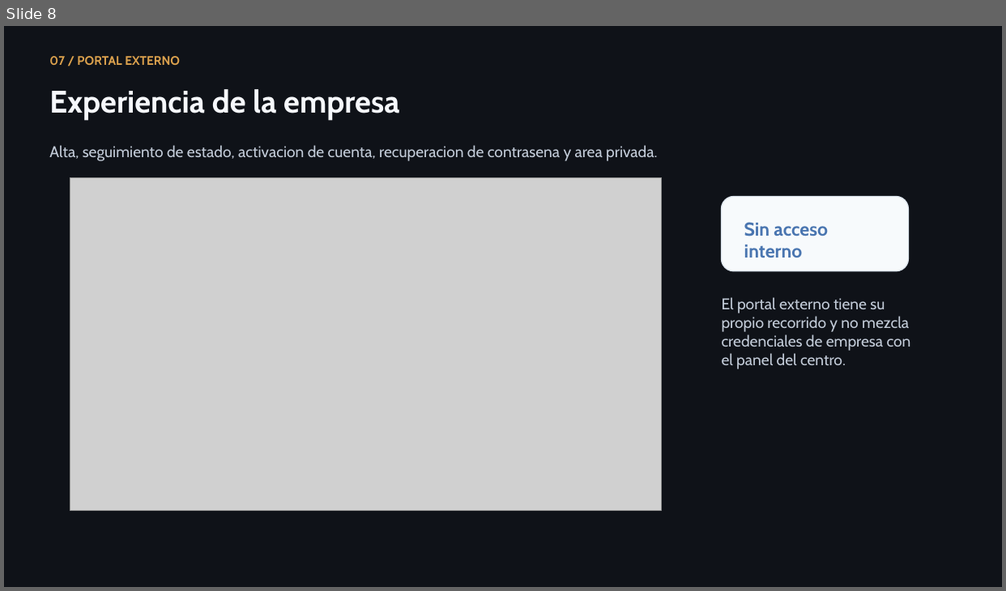
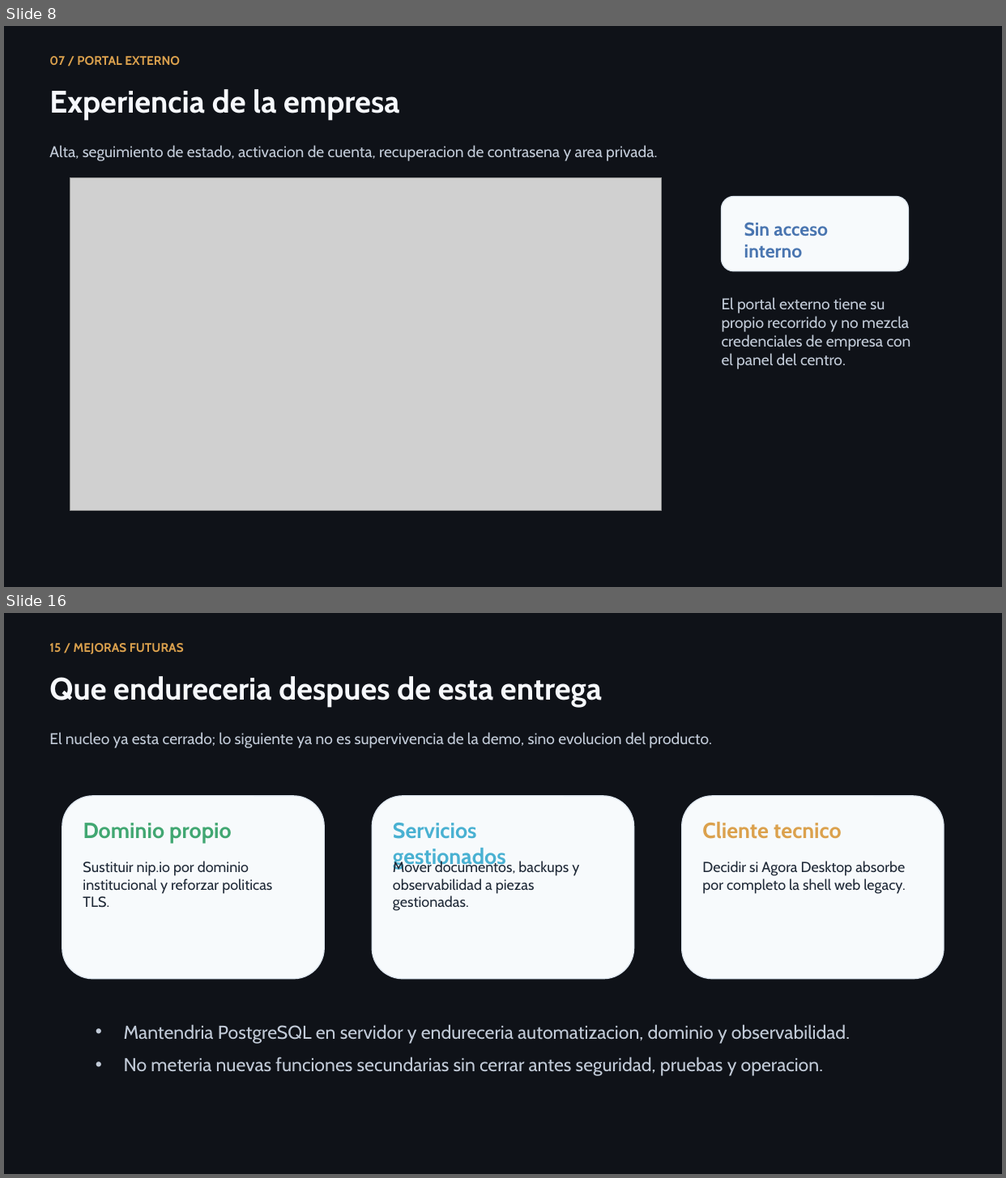
Before and after one commit to lmendez861/TFG-Agora, a slide deck: docs/presentacion-defensa-final.pptx. Shown one above the other, each under a label of ours: slide 8 before the commit, slides 8 and 16 after it; the slides between them are not shown. The pictures are 1006x591 and 1006x1178 pixels, drawn with LibreOffice and Linux fonts; fonts in the diff are those of the drawing; grey boxes stand for pictures. Boxes give left, top, right and bottom in pixels: in the first picture for what was removed or moved away, otherwise in the second. Text is boxed around its words. In the diff, an @@ line names an element or a change of style, - is before the commit and + after.

Commit message:
Unify desktop cloud ops and refresh defense assets

```diff
--- a/docs/presentacion-defensa-final.pptx
+++ b/docs/presentacion-defensa-final.pptx
@@ slide 16 added at (x1=4, y1=613, x2=1002, y2=1174), background #0F1218 @@
@@ text added at (x1=49, y1=643, x2=184, y2=654), 12 pt, text #DBA14D, bold @@
+15 / MEJORAS FUTURAS
@@ text added at (x1=49, y1=676, x2=602, y2=708), 30 pt, text #F6F8FC, bold @@
+Que endureceria despues de esta entrega
@@ text added at (x1=49, y1=732, x2=712, y2=748), 15 pt, text #C2CBD8 @@
+El nucleo ya esta cerrado; lo siguiente ya no es supervivencia de la demo, sino evolucion del producto.
@@ rounded rectangle added at (x1=62, y1=796, x2=325, y2=978), fill #F7FAFC, outline #DDE5EE 1 pt @@
@@ rounded rectangle added at (x1=373, y1=796, x2=634, y2=978), fill #F7FAFC, outline #DDE5EE 1 pt @@
@@ rounded rectangle added at (x1=682, y1=796, x2=944, y2=978), fill #F7FAFC, outline #DDE5EE 1 pt @@
@@ text added at (x1=83, y1=823, x2=232, y2=843), 21 pt, text #41A772, bold @@
+Dominio propio
@@ text added at (x1=393, y1=823, x2=506, y2=870), 21 pt, text #49B1D2, bold @@
+Servicios gestionados
@@ text added at (x1=702, y1=822, x2=842, y2=839), 21 pt, text #DBA14D, bold @@
+Cliente tecnico
@@ text added at (x1=83, y1=861, x2=272, y2=894), 14 pt, text #1F2937 @@
+Sustituir nip.io por dominio institucional y reforzar politicas TLS.
@@ text added at (x1=393, y1=860, x2=579, y2=911), 14 pt, text #1F2937 @@
+Mover documentos, backups y observabilidad a piezas gestionadas.
@@ text added at (x1=702, y1=861, x2=905, y2=894), 14 pt, text #1F2937 @@
+Decidir si Agora Desktop absorbe por completo la shell web legacy.
@@ text added at (x1=124, y1=1024, x2=850, y2=1076), 18 pt, text #C2CBD8 @@
+• Mantendria PostgreSQL en servidor y endureceria automatizacion, dominio y observabilidad.
+• No meteria nuevas funciones secundarias sin cerrar antes seguridad, pruebas y operacion.
```
Also in this commit, not shown: 4 slides changed, 7 other slides added, 7 slides removed, 20 other files.
